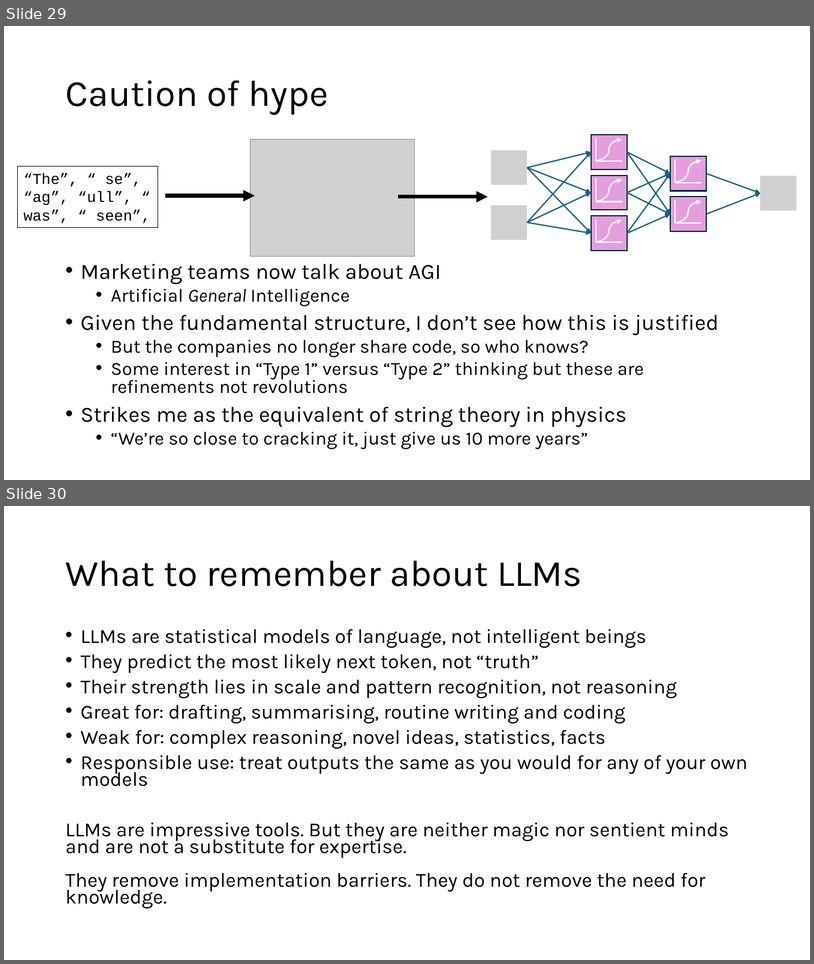
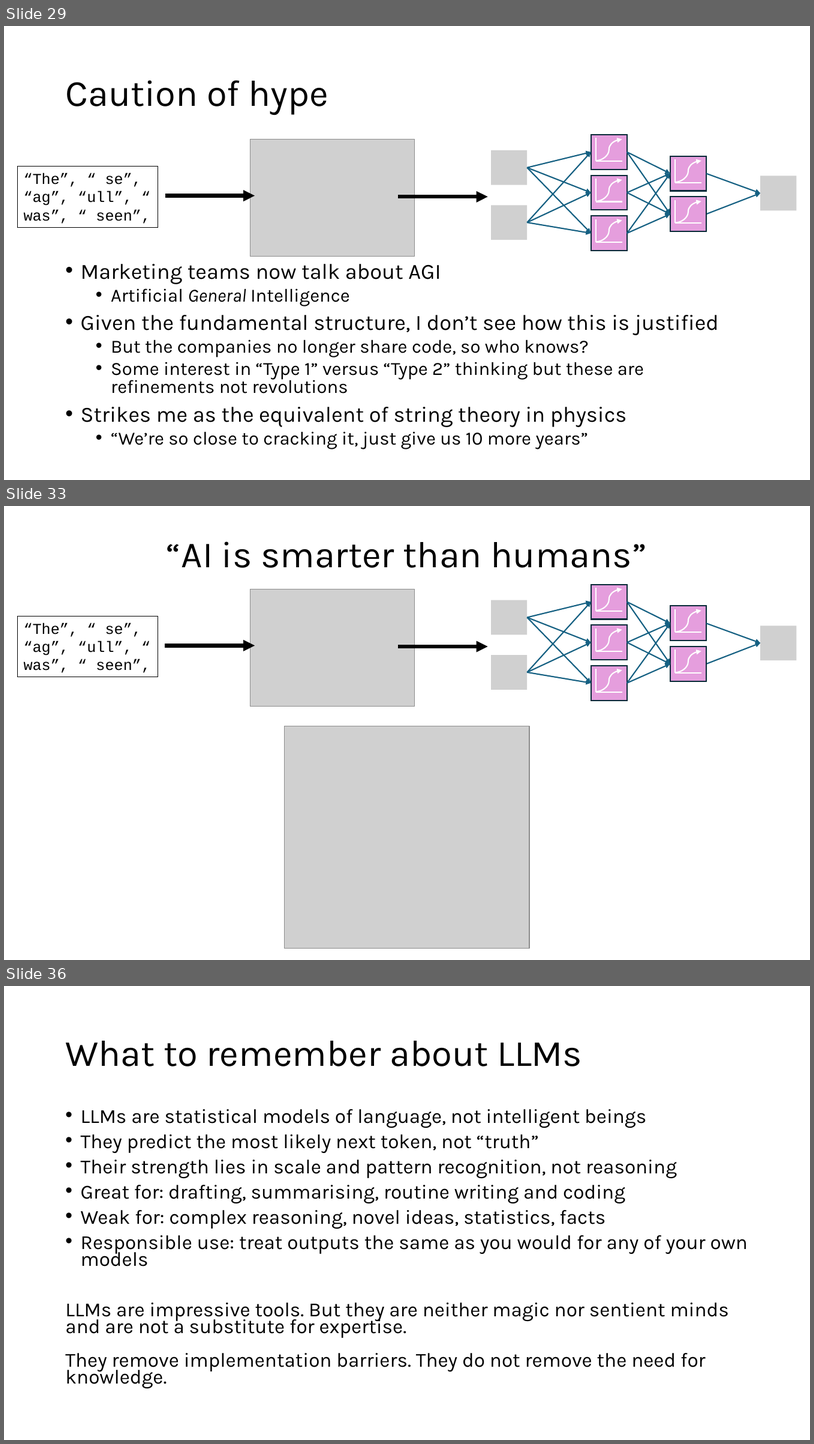
Before and after one commit to DeonRoos/stats-for-biologists, a slide deck: Lectures/BI3010 Lecture XX Large Language Models.pptx. Shown one above the other, each under a label of ours: slides 29 and 30 before the commit, slides 29, 33 and 36 after it; the slides between them are not shown. The pictures are 814x964 and 814x1444 pixels, drawn with LibreOffice and Linux fonts; fonts in the diff are those of the drawing; grey boxes stand for pictures. Boxes give left, top, right and bottom in pixels: in the first picture for what was removed or moved away, otherwise in the second. Text is boxed around its words. In the diff, an @@ line names an element or a change of style, - is before the commit and + after.

```diff
--- a/Lectures/BI3010 Lecture XX Large Language Models.pptx
+++ b/Lectures/BI3010 Lecture XX Large Language Models.pptx
@@ slide 33 added at bbox=[4, 506, 810, 960], background #FFFFFF @@
@@ title added at bbox=[167, 541, 647, 568], 44 pt, text #000000 @@
+“AI is smarter than humans”
@@ group added at bbox=[17, 585, 797, 706]: 16 arrows, 10 lines, 6 rectangles, 5 curved arrows, 4 pictures @@
+“The”, “ se”, “ag”, “ull”, “ was”, “ seen”,
@@ picture added at bbox=[285, 726, 530, 948] @@
@@ what was slide 30 is now slide 36 @@
```
Also in this commit, not shown: 3 slides changed, 5 other slides added.
